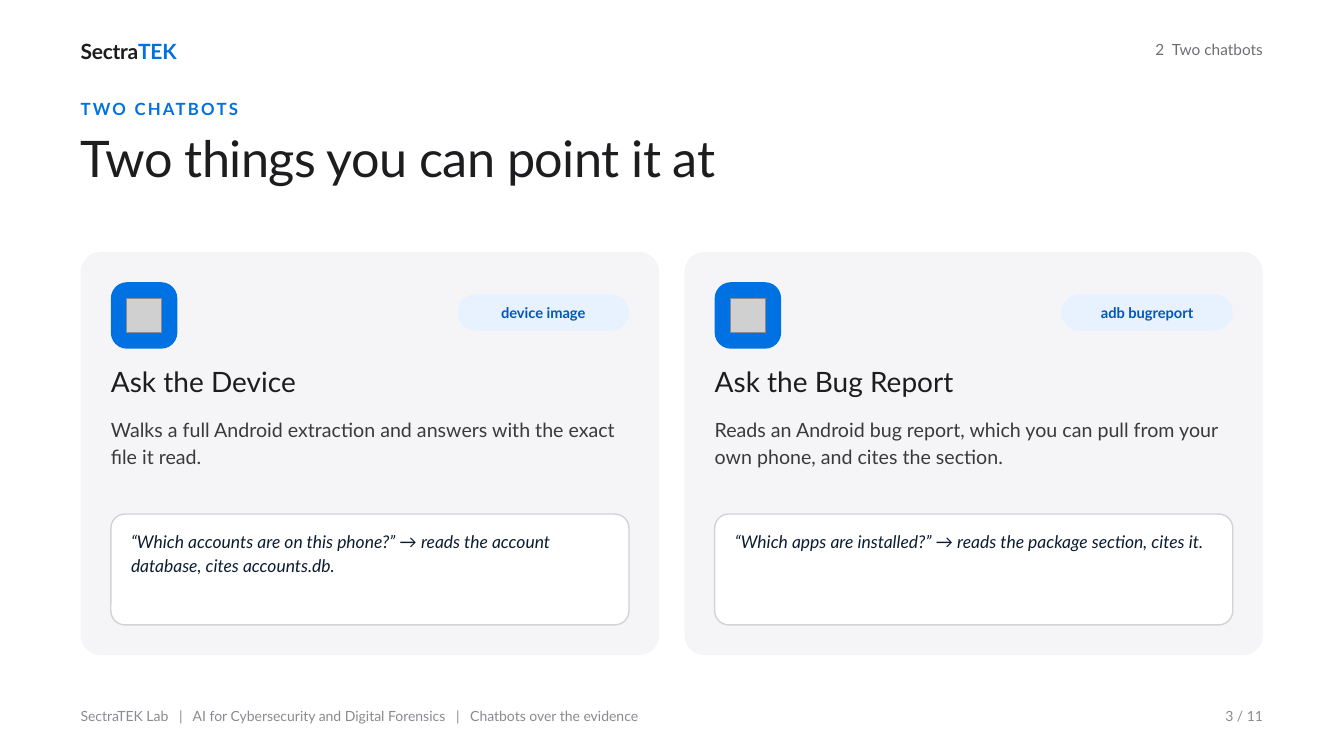
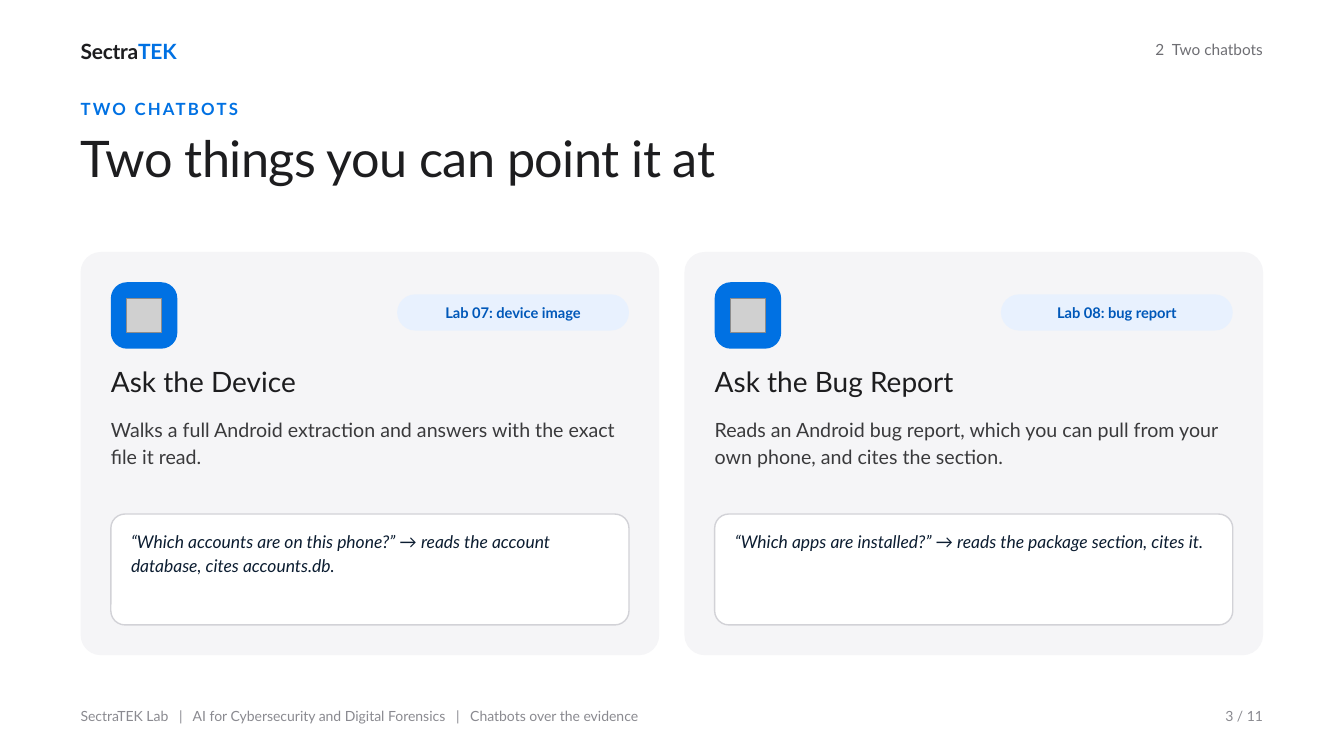
Before and after one commit to danjethh/sectratek-AI-Lab, a slide deck: slide 3 of lab07_llm_android_image_agent/slides/SectraTEK_Lab07_Chatbots.pptx. Drawn at 1344x756 pixels with LibreOffice and Linux fonts; fonts in the diff are those of the drawing; grey boxes stand for pictures. Boxes give left, top, right and bottom in pixels: in the first picture for what was removed or moved away, otherwise in the second. Text is boxed around its words. In the diff, an @@ line names an element or a change of style, - is before the commit and + after.

```diff
--- a/lab07_llm_android_image_agent/slides/SectraTEK_Lab07_Chatbots.pptx
+++ b/lab07_llm_android_image_agent/slides/SectraTEK_Lab07_Chatbots.pptx
@@ rounded rectangle: place and size @@
-rounded rectangle at [458, 294, 629, 331]
+rounded rectangle at [397, 294, 629, 331]
@@ rounded rectangle: place and size @@
-rounded rectangle at [1062, 294, 1233, 331]
+rounded rectangle at [1001, 294, 1233, 331]
@@ text at [445, 307, 581, 321]: text changed @@
-device image
+Lab 07: device image
@@ text at [1057, 307, 1177, 321]: text changed @@
-adb bugreport
+Lab 08: bug report
```
Also in this commit, not shown: 2 other slides changed, 1 other file.
